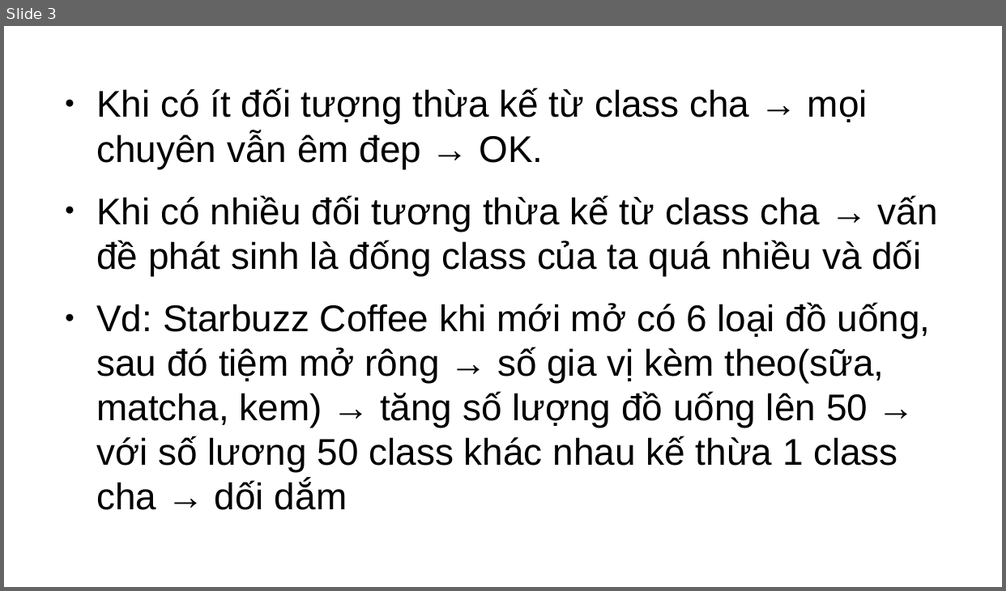
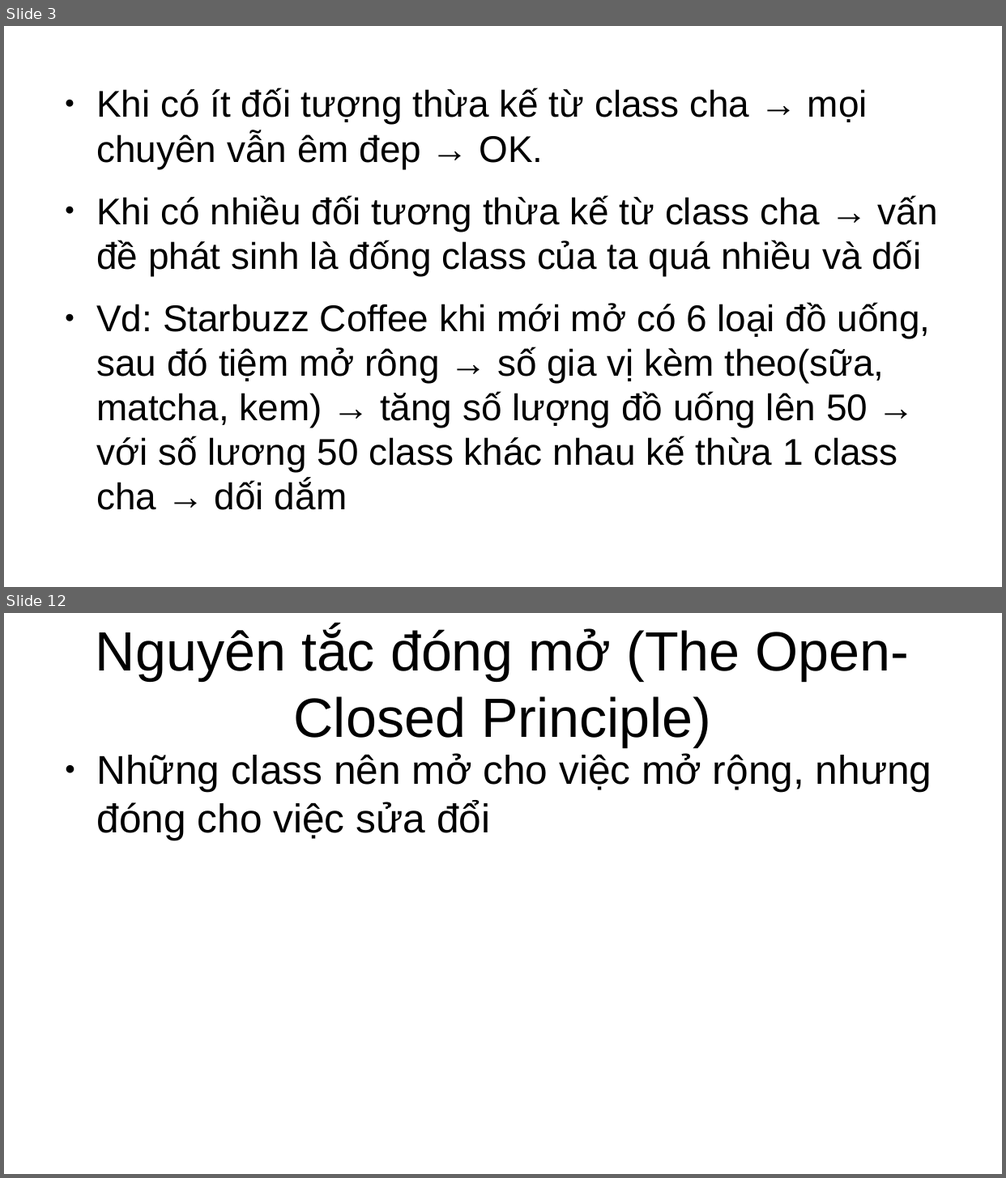
Before and after one commit to cuongnl/design_pattern, a slide deck: decorator_pattern/note.odp. Shown one above the other, each under a label of ours: slide 3 before the commit, slides 3 and 12 after it; the slides between them are not shown. The pictures are 1006x591 and 1006x1178 pixels, drawn with LibreOffice and Linux fonts; fonts in the diff are those of the drawing. Boxes give left, top, right and bottom in pixels: in the first picture for what was removed or moved away, otherwise in the second. Text is boxed around its words. In the diff, an @@ line names an element or a change of style, - is before the commit and + after.

```diff
--- a/decorator_pattern/note.odp
+++ b/decorator_pattern/note.odp
@@ slide 12 added at [4,613,1002,1174], background #FFFFFF @@
@@ title added at [96,627,910,747], 44 pt, text #000000 @@
+Nguyên tắc đóng mở (The Open-Closed Principle)
@@ text added at [96,753,932,840], 32 pt, text #000000 @@
+● Những class nên mở cho việc mở rộng, nhưng đóng cho việc sửa đổi
```
Also in this commit, not shown: 1 slide changed, 6 other slides added, 1 other file.
